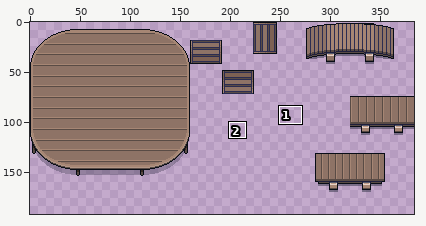
Sprite sheet -- tilesets/library_tables.png. The first picture is a wide view before the edit; the outline marks the close-up.
Close-up. The starting point:
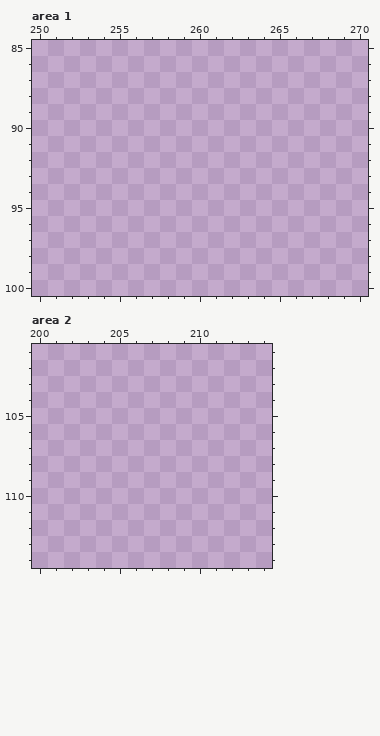
The file is 384x192 pixels. Shown: area 1: x 250..270, y 85..100; area 2: x 200..214, y 101..114. The commit also changed other parts of the picture, which this record leaves out.
Palette (. is transparent): 
And afterwards:
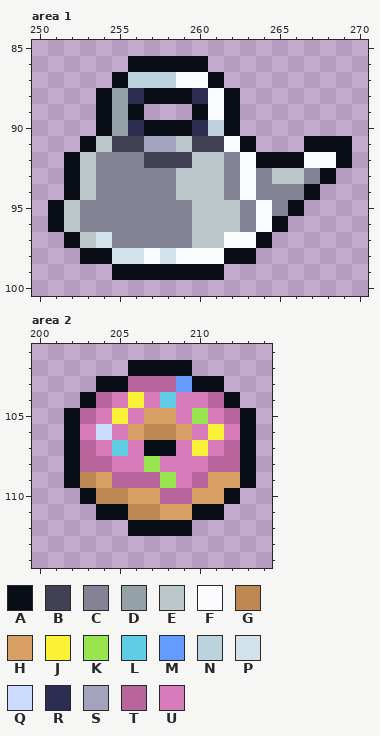
Colours new in this view: A #080d16  B #413f53  C #848295  D #94a2a8  E #bcc7cc  F #fafcfd  G #bd8852  H #d9a066  J #fbf236  K #99e550  L #5fcde4  M #639bff  N #bcd3de  P #d1e2eb  Q #cbdbfc  R #2c2d51  S #a2a3bd  T #b8659e  U #d77bba
Diff:
Area 1:
y 86: x 256..260 ..... -> AAAAA
y 87: x 255..261 ....... -> ANNNFFA
y 88: x 254..262 ......... -> ADRAAARFA
y 89: x 254..256 ... -> ADA; x 260..262 ... -> AFA
y 90: x 254..262 ......... -> ADRAAARNA
y 91: x 253..263 ........... -> AEBBSSEBBFA; x 267..269 ... -> AAA
y 92: x 252..269 .................. -> AECCCBBBEECFAAAFFA
y 93: x 252..268 ................. -> AECCCCCEEECFCEECA
y 94: x 252..267 ................ -> AECCCCCEEECFCCCA
y 95: x 251..266 ................ -> AECCCCCCCEEECFCA
y 96: x 251..265 ............... -> AECCCCCCCEEECFA
y 97: x 252..264 ............. -> AEPCCCCCEEFFA
y 98: x 253..263 ........... -> AAPPFPFFFAA
y 99: x 255..261 ....... -> AAAAAAA
Area 2:
y 102: x 206..209 .... -> AAAA
y 103: x 204..211 ........ -> AATTTMAA
y 104: x 203..212 .......... -> ATUJULUUTA
y 105: x 202..213 ............ -> ATUJUHHUKUTA
y 106: x 202..213 ............ -> AUQUHGGHUJUA
y 107: x 202..213 ............ -> ATULUAAUJUTA
y 108: x 202..213 ............ -> ATTUUKUUUTTA
y 109: x 202..213 ............ -> AGHTTTKUTHHA
y 110: x 203..212 .......... -> AGGHHTTHHA
y 111: x 204..211 ........ -> AAGGHHAA
y 112: x 206..209 .... -> AAAA
